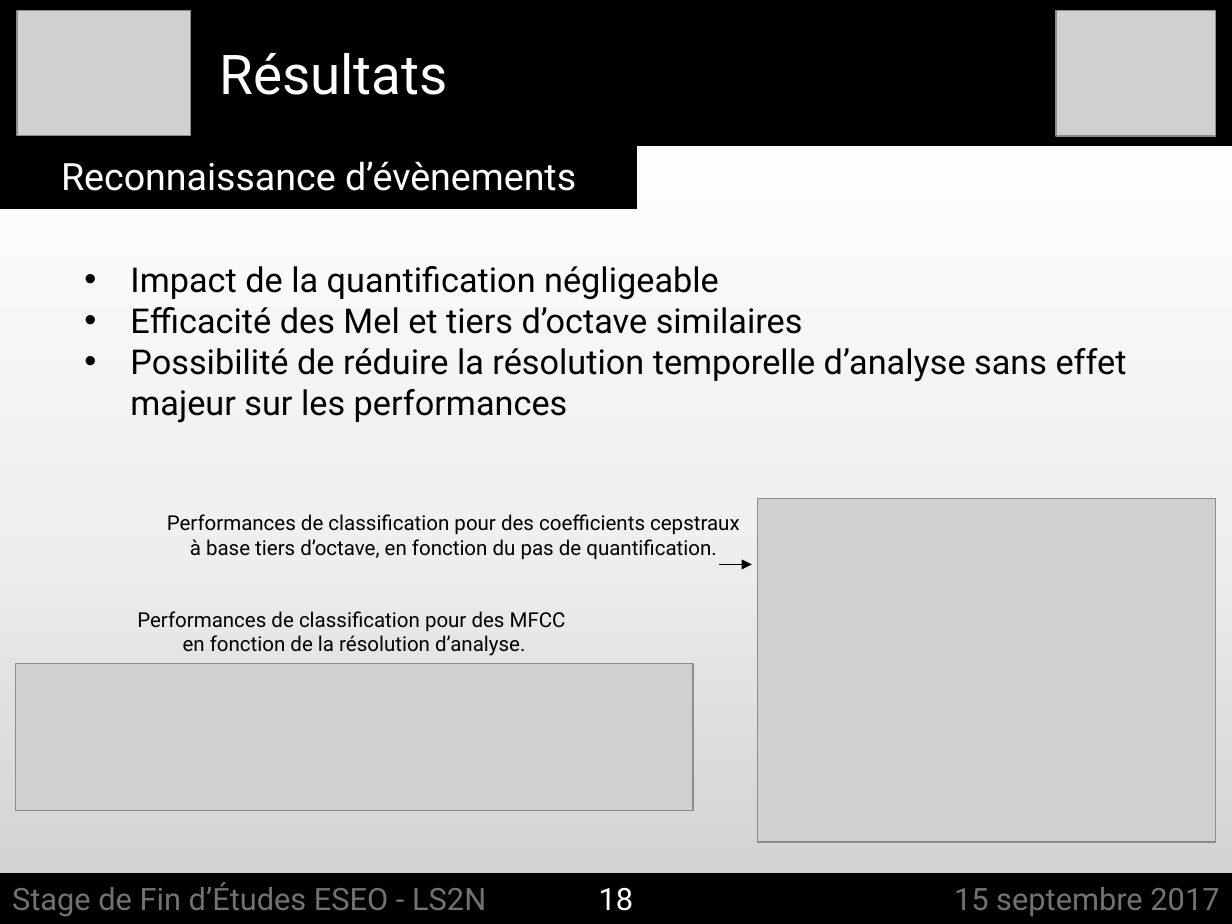
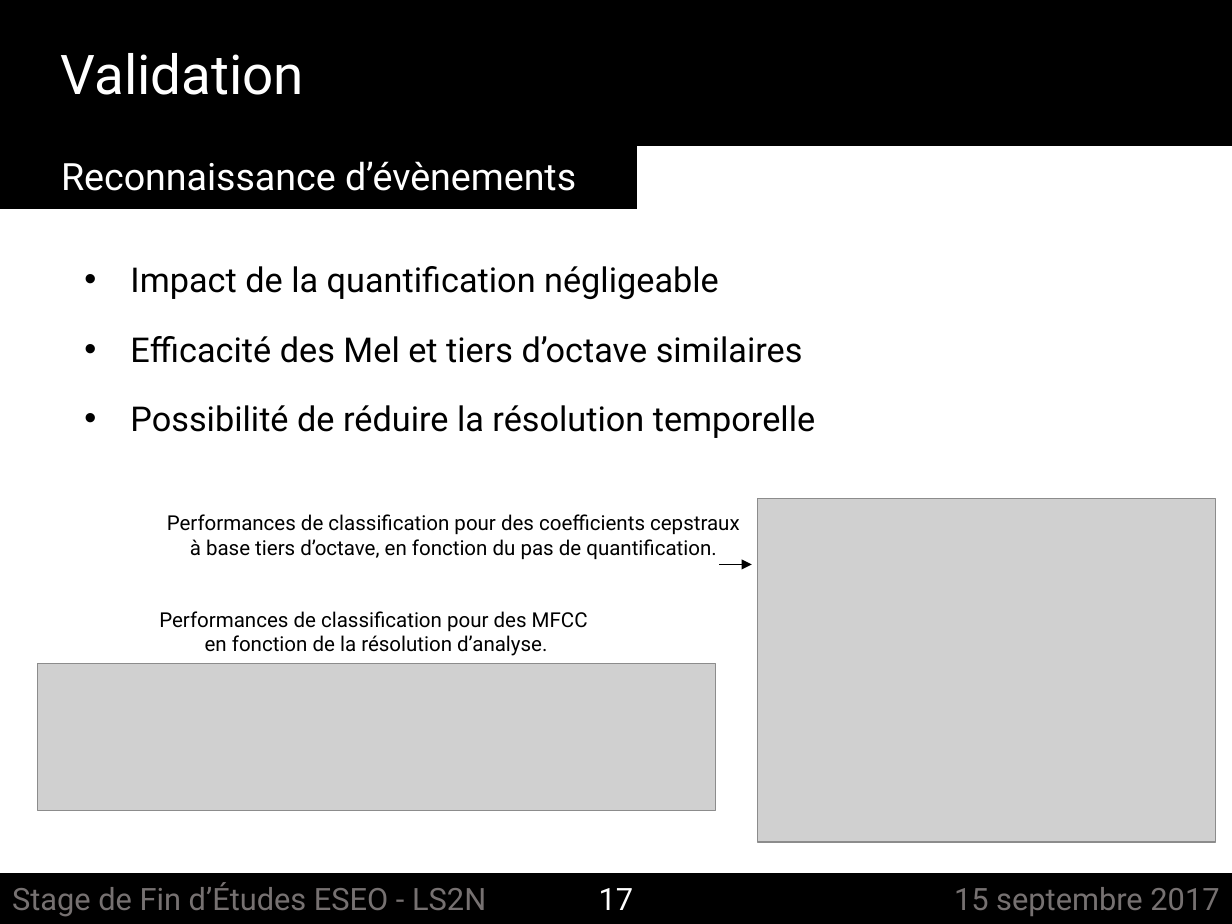
Before and after one commit to felixgontier/int-report, a slide deck: slide 17 of Soutenance_ESEO.pptx (slide 18 before the commit). Drawn at 1232x924 pixels with LibreOffice and Linux fonts; fonts in the diff are those of the drawing; grey boxes stand for pictures. Boxes give left, top, right and bottom in pixels: in the first picture for what was removed or moved away, otherwise in the second. Text is boxed around its words. In the diff, an @@ line names an element or a change of style, - is before the commit and + after.

```diff
--- a/Soutenance_ESEO.pptx
+++ b/Soutenance_ESEO.pptx
@@ background gradient #FFFFFF to #F0F0F0 to #D0CECE to #FFFFFF @@
@@ picture removed at [17,11,191,136] @@
@@ picture removed at [1056,11,1215,137] @@
@@ text added at [61,53,304,95], 32 pt, text #FFFFFF @@
+Validation
@@ text removed at [219,53,447,95] @@
-Résultats
@@ text at [130,405,815,438]: text changed @@
-• Possibilité de réduire la résolution temporelle d’analyse sans effet majeur sur les performances
+• Possibilité de réduire la résolution temporelle
@@ text "Performances de classification pour des ...": place and size @@
-text "Performances de classification pour des ..." at [137,611,566,656]
+text "Performances de classification pour des ..." at [159,611,588,656]
@@ picture: place and size @@
-picture at [16,663,694,811]
+picture at [38,663,716,811]
@@ text at [599,888,634,910]: text changed @@
-18
+17
```
Also in this commit, not shown: 21 other slides changed, 1 slide added, 1 slide removed, 2 other files.
